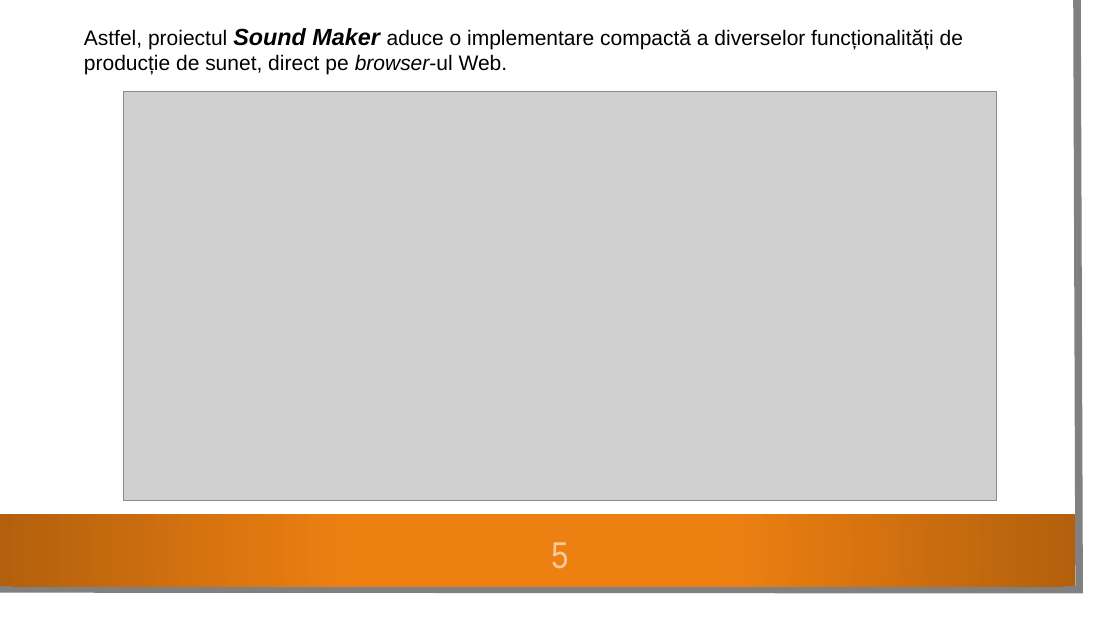
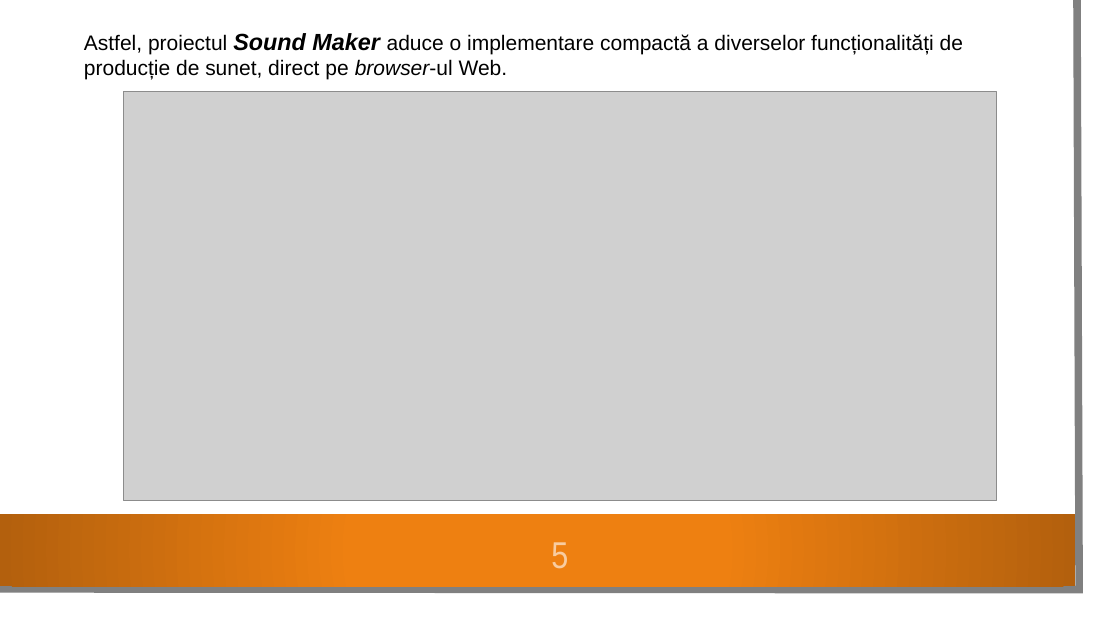
Before and after one commit to paulscutaru/SoundMaker, a slide deck: slide 5 of public/documentation/prezentare.pptx. Drawn at 1120x630 pixels with LibreOffice and Linux fonts; fonts in the diff are those of the drawing; grey boxes stand for pictures; background and template pictures are left out. Boxes give left, top, right and bottom in pixels: in the first picture for what was removed or moved away, otherwise in the second. Text is boxed around its words. In the diff, an @@ line names an element or a change of style, - is before the commit and + after.

```diff
--- a/public/documentation/prezentare.pptx
+++ b/public/documentation/prezentare.pptx
@@ text "Astfel, proiectul Sound Maker aduce ...": place and size @@
-text "Astfel, proiectul Sound Maker aduce ..." at (84, 28, 963, 75)
+text "Astfel, proiectul Sound Maker aduce ..." at (84, 33, 963, 80)
```
Also in this commit, not shown: 4 other slides changed, 1 slide added, 3 other files.
